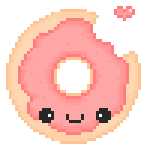
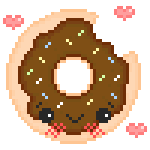
Two versions of the same layered image (150x150). Layer-by-layer changes:
showed "heart_2" over 126, 123, 147, 138
showed "heart_4" over 3, 15, 24, 30
added layer "eyebrows_calm" in group "face" over 36, 102, 114, 108
showed "blush" over 45, 123, 105, 138
showed "eyes_right_middle" over 39, 108, 111, 123
hid "eyes_middle_middle" over 39, 108, 111, 123
hid "Face :)" over 66, 114, 84, 123
added layer "Face :>" in group "face" over 66, 114, 84, 123
showed "sprinkles_color" over 27, 30, 120, 108
showed "Donut topping choco milk" over 18, 18, 129, 135
hid "Donut topping icing" over 18, 18, 129, 135
